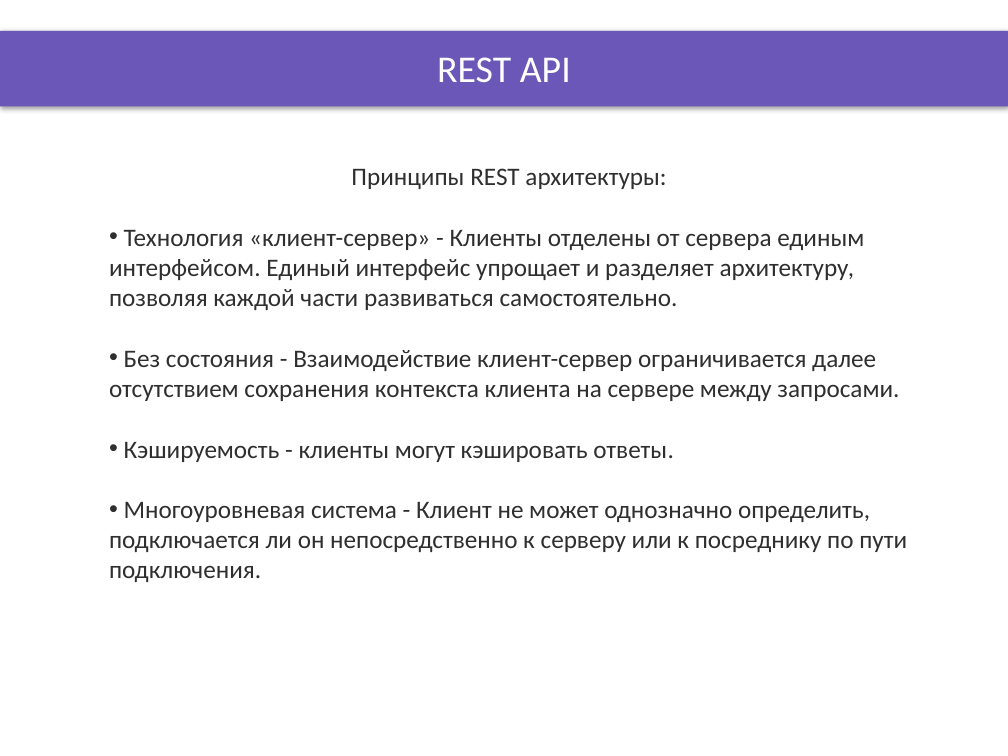
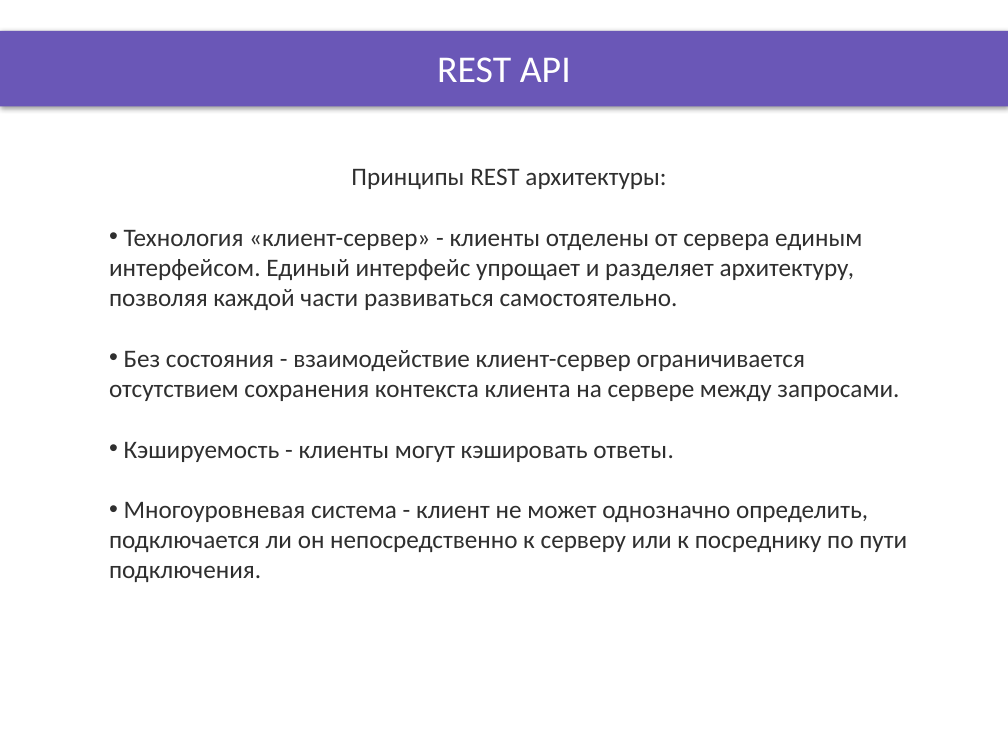
Before and after one commit to DinamickaDevelopment/ignite, a slide deck: slide 4 of NodeJS/lesson_33/Presentation/REST.pptx. Drawn at 1008x756 pixels with LibreOffice and Linux fonts; fonts in the diff are those of the drawing; background and template pictures are left out. Boxes give left, top, right and bottom in pixels: in the first picture for what was removed or moved away, otherwise in the second. Text is boxed around its words. In the diff, an @@ line names an element or a change of style, - is before the commit and + after.

```diff
--- a/NodeJS/lesson_33/Presentation/REST.pptx
+++ b/NodeJS/lesson_33/Presentation/REST.pptx
@@ text at bbox=[109, 230, 899, 401]: text changed @@
-• Технология «клиент-сервер» - Клиенты отделены от сервера единым интерфейсом. Единый интерфейс упрощает и разделяет архитектуру, позволяя каждой части развиваться самостоятельно.
-• Без состояния - Взаимодействие клиент-сервер ограничивается далее отсутствием сохранения контекста клиента на сервере между запросами.
+• Технология «клиент-сервер» - клиенты отделены от сервера единым интерфейсом. Единый интерфейс упрощает и разделяет архитектуру, позволяя каждой части развиваться самостоятельно.
+• Без состояния - взаимодействие клиент-сервер ограничивается отсутствием сохранения контекста клиента на сервере между запросами.
@@ text at bbox=[109, 502, 907, 582]: text changed @@
-• Многоуровневая система - Клиент не может однозначно определить, подключается ли он непосредственно к серверу или к посреднику по пути подключения.
+• Многоуровневая система - клиент не может однозначно определить, подключается ли он непосредственно к серверу или к посреднику по пути подключения.
```
Also in this commit, not shown: 2 other slides changed, 47 other files.
